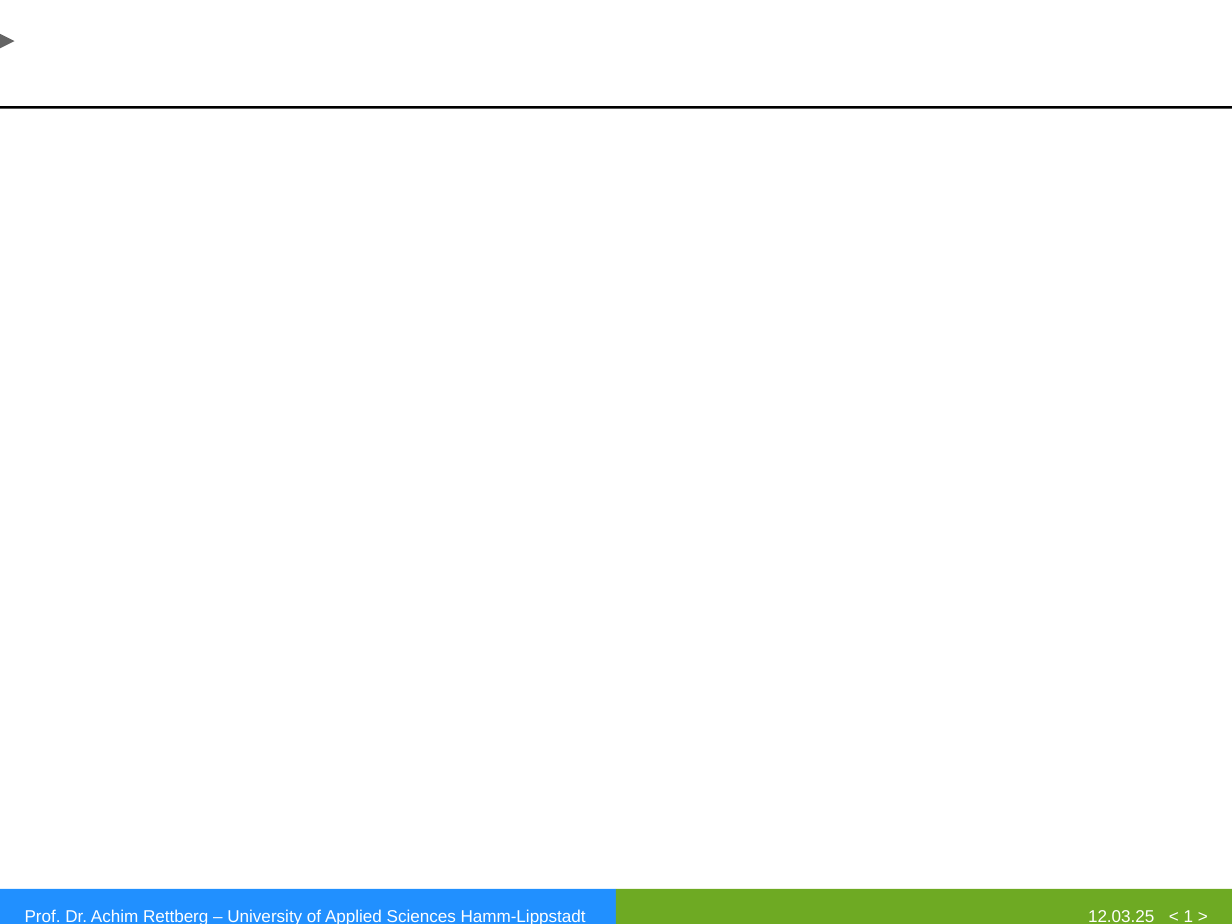
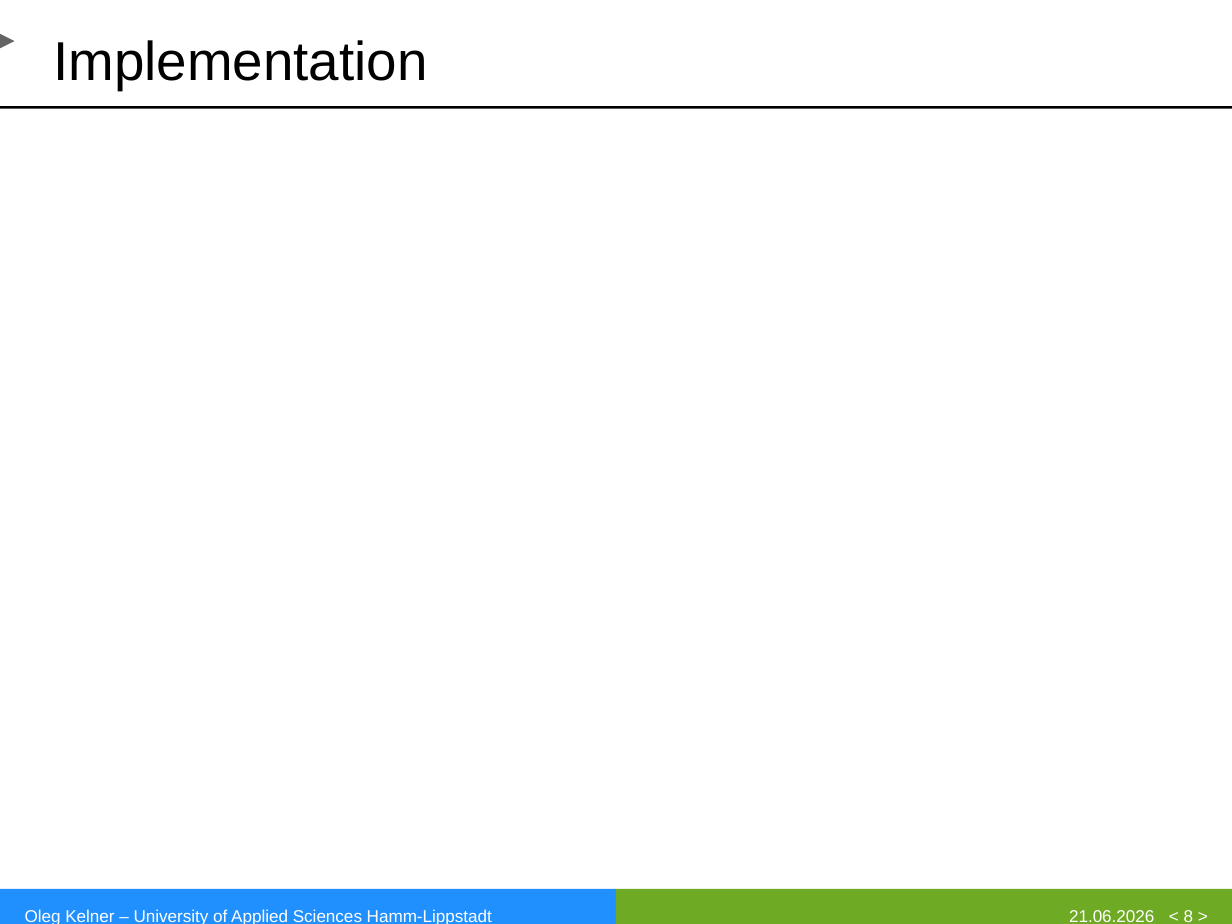
Before and after one commit to eggcitedraccoon/SS2026_RTS_HWSW_Papers, a slide deck: slide 8 of DSS_Presentation/DSS_Presentation.pptx (slide 1 before the commit). Drawn at 1232x924 pixels with LibreOffice and Linux fonts; fonts in the diff are those of the drawing; background and template pictures are left out. Boxes give left, top, right and bottom in pixels: in the first picture for what was removed or moved away, otherwise in the second. Text is boxed around its words. In the diff, an @@ line names an element or a change of style, - is before the commit and + after.

```diff
--- a/DSS_Presentation/DSS_Presentation.pptx
+++ b/DSS_Presentation/DSS_Presentation.pptx
@@ title added at [53, 40, 427, 90], 32 pt, text #000000 @@
+Implementation
@@ text at [25, 909, 492, 924]: text changed @@
-Prof. Dr. Achim Rettberg – University of Applied Sciences Hamm-Lippstadt
+Oleg Kelner – University of Applied Sciences Hamm-Lippstadt
@@ text at [1069, 910, 1154, 922]: text changed @@
-12.03.25
+21.06.2026
@@ page number at [1184, 910, 1194, 922]: text changed @@
-< 1 >
+< 8 >
```
Also in this commit, not shown: 1 other slide changed, 6 slides added, 1 other file.
